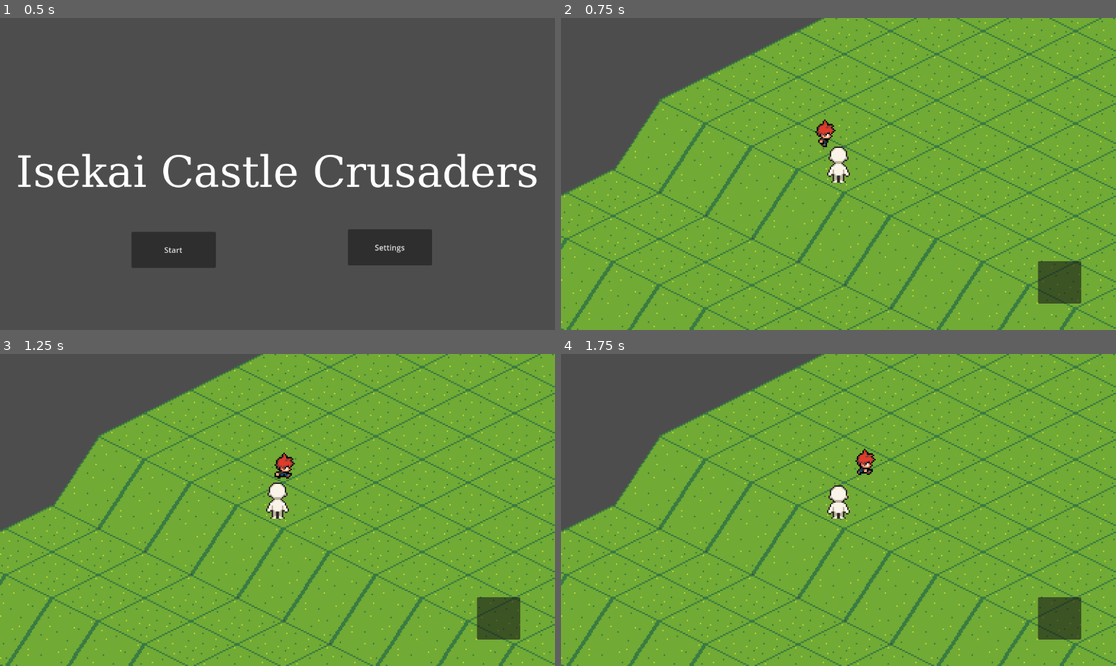
Above: before the commit, frames 1-4 (two rows, left to right).
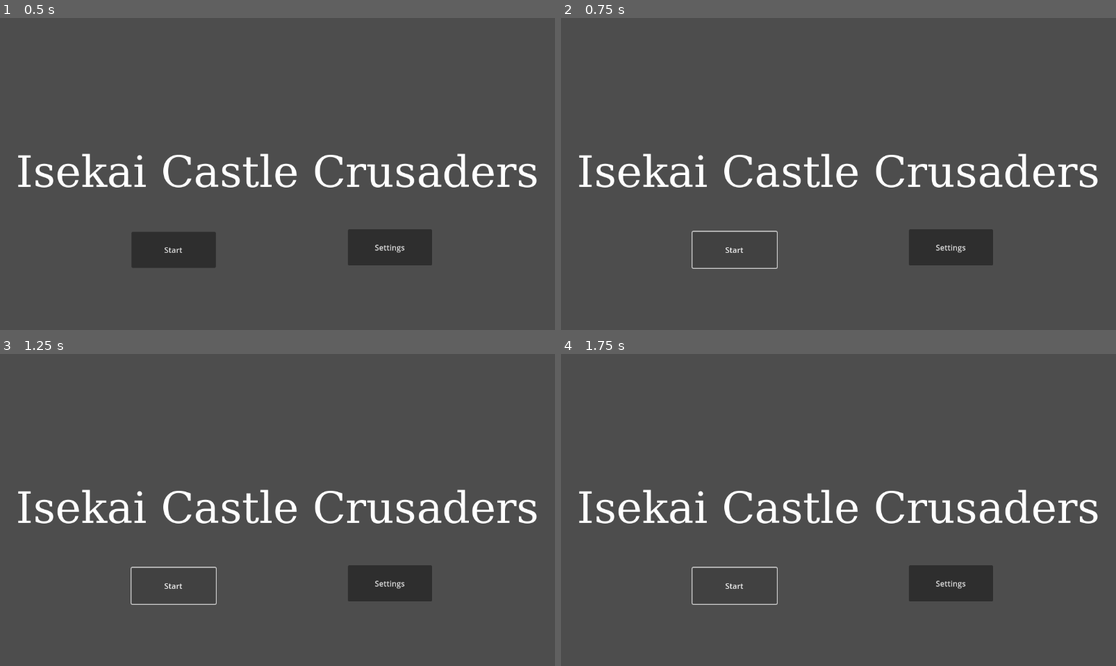
Above: after the commit, the same moments.

Repository: KokonutGamer/CSS-385-Project
Game: Godot game, scene res://src/ui/title_screen.tscn
Same seed, same stepped clock (60 frames per second), same inputs: the game is played once before the commit and once after it.
Inputs (mouse positions are in pixels of both pictures, inside the frame that each line leads up to):
- Up to frame 1 (0.5 s): no input
- Up to frame 2 (0.75 s): click "Start" at 0.5 s
- Up to frame 3 (1.25 s): no input
- Up to frame 4 (1.75 s): click (733, 584) at 1.25 s, where only the run after the commit has a clickable "Start"

Frame 1 is identical in both runs. In frame 2, 88% of the frame differs, in the area x 0-100%, y 0-100%; in frame 3, 88%; in frame 4, 88%.

Commit message:
Added main menu music, level music, and start menu button sound effects

Diff:
--- a/src/core/hitbox.gd
+++ b/src/core/hitbox.gd
@@ -1,7 +1,7 @@
 class_name Hitbox
 extends Area2D
 
-@export var damage: float = 12.0 : set = set_damage, get = get_damage
+@export var damage: float = 0.0 : set = set_damage, get = get_damage
 
 func set_damage(value: float) -> void:
 	damage = value
--- a/src/levels/test_scene.tscn
+++ b/src/levels/test_scene.tscn
@@ -10,6 +10,7 @@
 [ext_resource type="Script" uid="uid://dy7bgaj0gx0io" path="res://src/core/health_component.gd" id="7_7ngua"]
 [ext_resource type="Script" uid="uid://b3rp8l1hmj0ob" path="res://src/core/hurtbox.gd" id="8_v0jcd"]
 [ext_resource type="PackedScene" uid="uid://cktifyra5t566" path="res://src/levels/heads_up_display.tscn" id="10_pjq1b"]
+[ext_resource type="AudioStream" uid="uid://cbgc4bf0ojaqb" path="res://assets/audio/music/the-captivating-crusade.wav" id="11_n3mjx"]
 
 [sub_resource type="NavigationPolygon" id="NavigationPolygon_vgf4w"]
 vertices = PackedVector2Array(-3.3125, 387.39844, -81.22656, 350.8828, -51.5, 306.28125, 25.296875, 347.17188, 407.0234 …(384 unchanged characters)…
@@ -173,5 +174,10 @@
 rotation = 1.5707964
 shape = SubResource("CapsuleShape2D_m1wh6")
 
+[node name="BackgroundMusic" type="AudioStreamPlayer" parent="."]
+stream = ExtResource("11_n3mjx")
+volume_db = -24.0
+autoplay = true
+
 [connection signal="timeout" from="NavigationRegion2D/Tower/Cooldown" to="NavigationRegion2D/Tower" method="_on_cooldown_timeout"]
 [connection signal="health_depleted" from="NavigationRegion2D/Tower/HealthComponent" to="." method="_on_base_health_depleted"]
--- a/src/ui/title_screen.gd
+++ b/src/ui/title_screen.gd
@@ -21,6 +21,11 @@
 	print("Controls loaded!")
 
 func _on_start_button_pressed() -> void:
+	$TitleScreenAudioStreamPlayer.stop()
+	$StartSound.play()
+	$StartTimer.start()
+
+	await $StartTimer.timeout
 	get_tree().change_scene_to_file("res://src/levels/test_scene.tscn")
 
 func _on_settings_button_pressed() -> void:
--- a/src/ui/title_screen.tscn
+++ b/src/ui/title_screen.tscn
@@ -1,6 +1,8 @@
-[gd_scene load_steps=4 format=3 uid="uid://dm8r78mdrx4dx"]
+[gd_scene load_steps=6 format=3 uid="uid://dm8r78mdrx4dx"]
 
 [ext_resource type="Script" uid="uid://cf3u4rol8xf4i" path="res://src/ui/title_screen.gd" id="1_fgkus"]
+[ext_resource type="AudioStream" uid="uid://dii7bbeia8b41" path="res://assets/audio/music/the-noble-wanderer.wav" id="2_de0mb"]
+[ext_resource type="AudioStream" uid="uid://dcvb0vu2tp2kk" path="res://assets/audio/sfx/start-sound.wav" id="3_ub6rd"]
 
 [sub_resource type="SystemFont" id="SystemFont_1a2ex"]
 font_names = PackedStringArray("Fantasy")
@@ -48,5 +50,18 @@
 offset_bottom = 514.0
 text = "Settings"
 
+[node name="TitleScreenAudioStreamPlayer" type="AudioStreamPlayer" parent="."]
+stream = ExtResource("2_de0mb")
+volume_db = -16.0
+autoplay = true
+
+[node name="StartSound" type="AudioStreamPlayer" parent="."]
+stream = ExtResource("3_ub6rd")
+volume_db = -16.0
+
+[node name="StartTimer" type="Timer" parent="."]
+wait_time = 3.0
+one_shot = true
+
 [connection signal="pressed" from="StartButton" to="." method="_on_start_button_pressed"]
 [connection signal="pressed" from="SettingsButton" to="." method="_on_settings_button_pressed"]
Not shown, added: assets/audio/music/the-captivating-crusade.wav.import
Not shown, added: assets/audio/music/the-noble-wanderer.wav.import
Not shown, added: assets/audio/sfx/start-sound.wav.import
Not shown: 1 places in src/levels/test_scene.tscn that only renumber resources
Not shown, added: assets/audio/music/the-captivating-crusade.wav
Not shown, added: assets/audio/music/the-noble-wanderer.wav
Not shown, added: assets/audio/sfx/start-sound.wav
